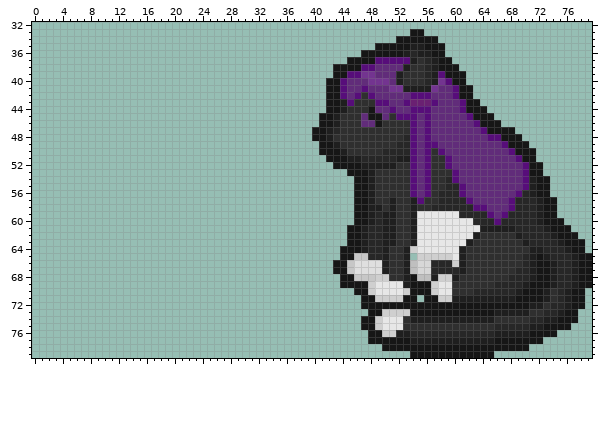
Edited in one commit: sprite sheet (Yuris (Pixel)/6.png). Above, as it was before the edit.
The file is 160x160 pixels, drawn in blocks of 2x2; one block is one cell here. Shown: x 0..79, y 32..79. The old version is drawn lined up with the new one.
After the commit:
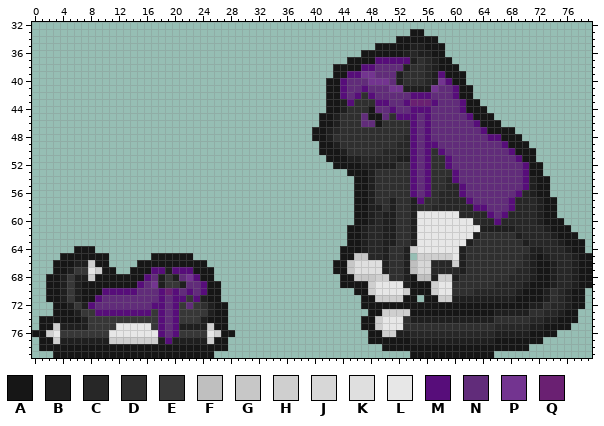
Palette (. is transparent): A #161616  B #1f1f1f  C #272727  D #2f2f2f  E #373737  F #bfbfbf  G #c7c7c7  H #cfcfcf  J #d7d7d7  K #dfdfdf  L #e7e7e7  M #570d7a  N #612c7a  P #733490  Q #6a2072
Changes in this commit:
whole drawing moved by +40,+0 (the old picture is shown already moved)
Changed rows in their new state; - is an unchanged pixel.
first column x 0:
64 ------AAA--------------------
65 ----AAAAAAA------AAAAAA------
66 ---AAABBHAA----AAAAAAAAAA----
67 ---AABEELHAA--AAAMMBMMMAAA---
68 --AABEBBHAAAAAAAMNBEBNPMAA---
69 --AABEBAAAAAAAAMNPBEEBNNMAA--
70 --AABEBAAAMMMMMNNNMQMNMNMAA--
71 --AABEBAAMNNNNNNNNMNMMEMBAA--
72 ---AABEBMNNNNNNNNMMNMENEDBAA-
73 ---AAABEEMMMMMMMMEMNMEEEEBAA-
74 -AAAAAABEEEEEEEEEEMNMEEEBAAA-
75 -AAHBBBBEEEELLLLLEMNMBBBBHAA-
76 AAHLEEEEEEELLLLLLLMNMEEEELHAA
77 -AAHBBBBBBBHHHHHHHBMBBBBBHAA-
78 -AAAAAAAAAAAAAAAAAAAAAAAAAAA-
79 ---AAAAAAAAAAAAAAAAAAAAAAA---
Boxes around the changes in both pictures, in picture pixels (x1, y1, x2, y2):
added: (32, 246, 235, 358)
